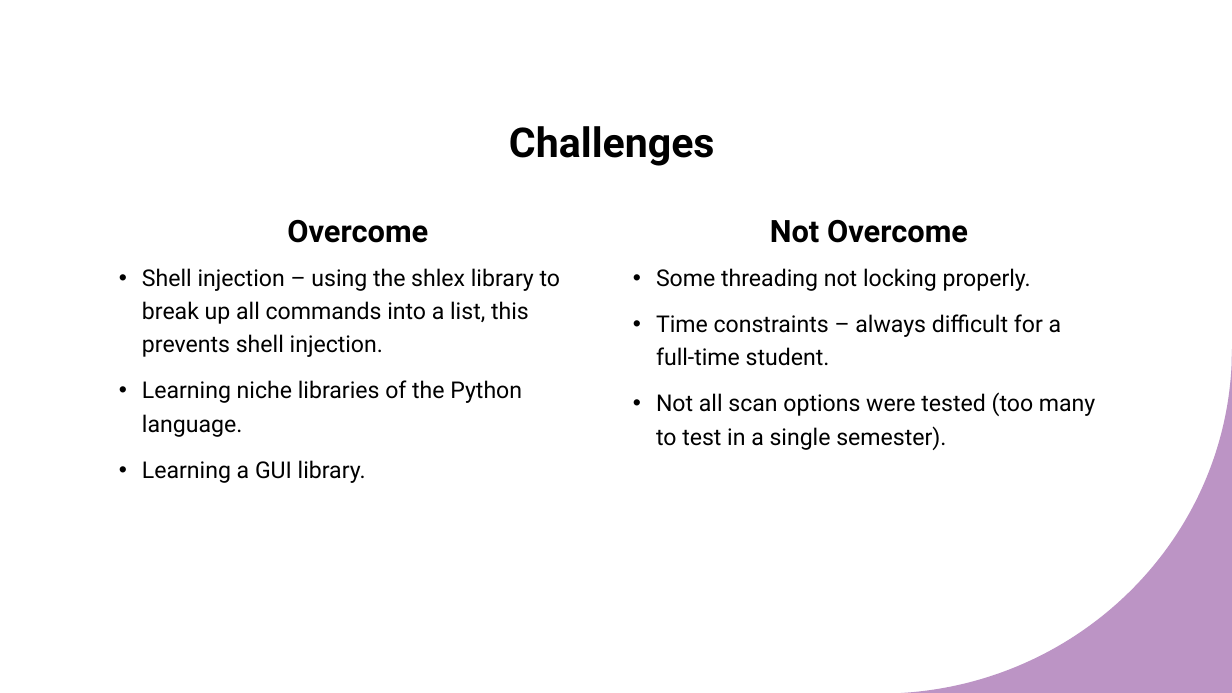
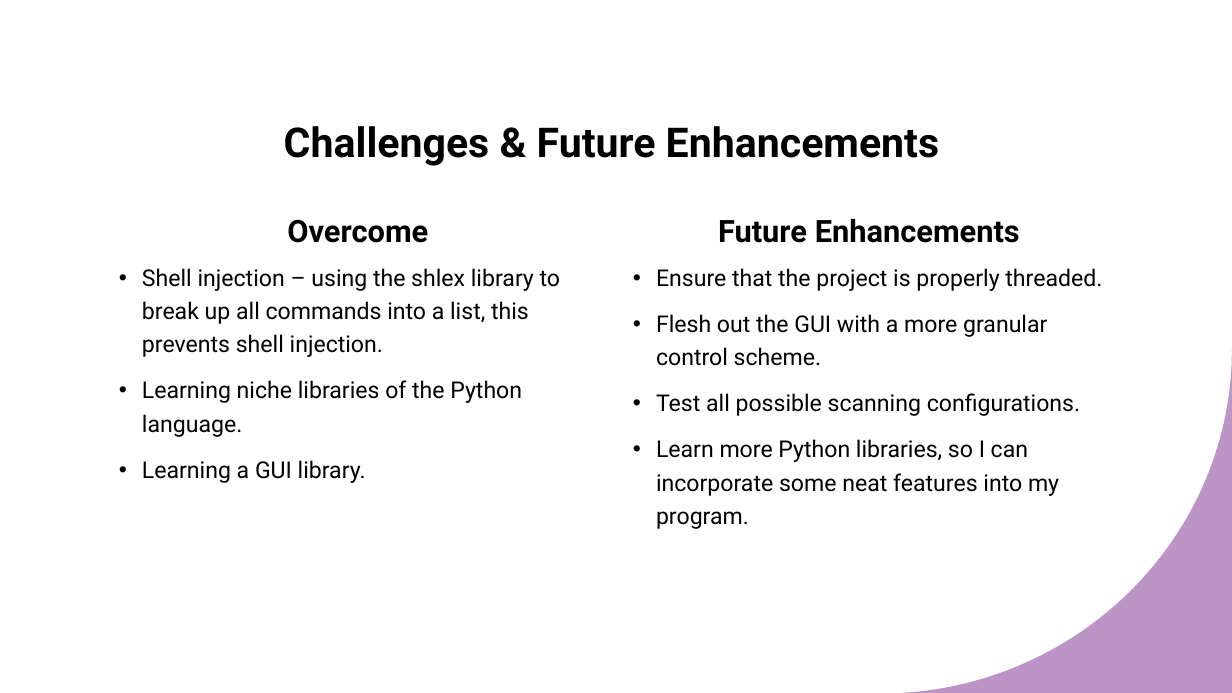
Before and after one commit to HMAckerman/GUImap, a slide deck: slide 14 of docs/GUIMAP.pptx. Drawn at 1232x693 pixels with LibreOffice and Linux fonts; fonts in the diff are those of the drawing. Boxes give left, top, right and bottom in pixels: in the first picture for what was removed or moved away, otherwise in the second. Text is boxed around its words. In the diff, an @@ line names an element or a change of style, - is before the commit and + after.

```diff
--- a/docs/GUIMAP.pptx
+++ b/docs/GUIMAP.pptx
@@ title at [284,126,939,166]: text changed @@
-Challenges
+Challenges & Future Enhancements
@@ text at [718,219,1020,243]: text changed @@
-Not Overcome
+Future Enhancements
@@ text at [656,268,1102,529]: text changed @@
-• Some threading not locking properly.
-• Time constraints – always difficult for a full-time student.
-• Not all scan options were tested (too many to test in a single semester).
+• Ensure that the project is properly threaded.
+• Flesh out the GUI with a more granular control scheme.
+• Test all possible scanning configurations.
+• Learn more Python libraries, so I can incorporate some neat features into my program.
```
Also in this commit, not shown: 4 other slides changed, 1 slide removed.
